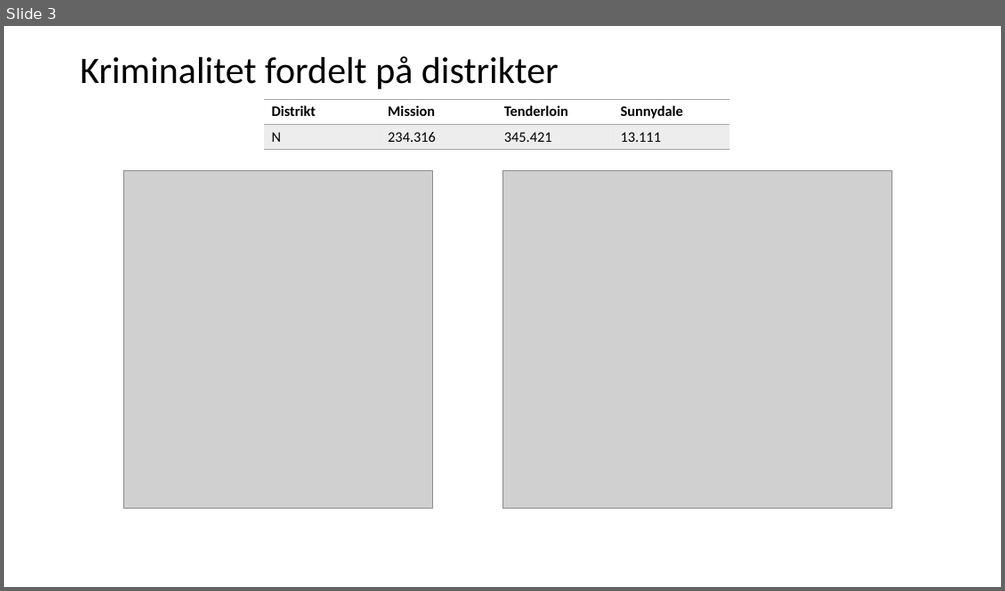
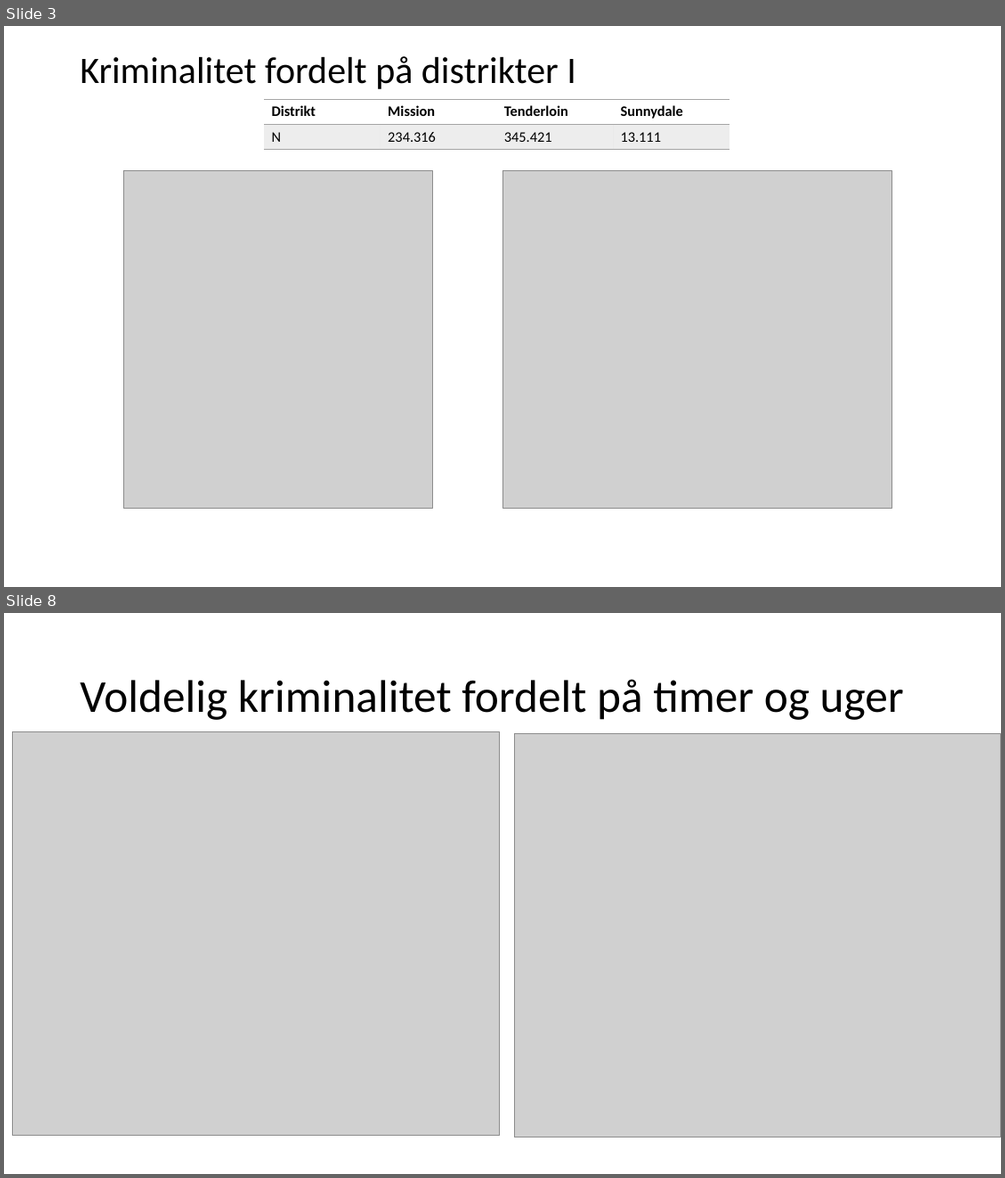
Before and after one commit to CarolineFuglsang/san_francisco_crime_data, a slide deck: presentation/San Francisco Crime Data.pptx. Shown one above the other, each under a label of ours: slide 3 before the commit, slides 3 and 8 after it; the slides between them are not shown. The pictures are 1005x591 and 1005x1178 pixels, drawn with LibreOffice and Linux fonts; fonts in the diff are those of the drawing; grey boxes stand for pictures. Boxes give left, top, right and bottom in pixels: in the first picture for what was removed or moved away, otherwise in the second. Text is boxed around its words. In the diff, an @@ line names an element or a change of style, - is before the commit and + after.

```diff
--- a/presentation/San Francisco Crime Data.pptx
+++ b/presentation/San Francisco Crime Data.pptx
@@ slide 8 added at <box>4,613,1001,1174</box>, background #FFFFFF @@
@@ title added at <box>80,679,904,720</box>, 44 pt, text #000000 @@
+Voldelig kriminalitet fordelt på timer og uger
@@ picture added at <box>13,732,500,1135</box> @@
@@ picture added at <box>514,733,1001,1137</box> @@
@@ slide 3 changed as well @@
@@ title at <box>80,56,576,89</box>: text changed @@
-Kriminalitet fordelt på distrikter
+Kriminalitet fordelt på distrikter I
```
Also in this commit, not shown: 1 other slide changed, 9 other slides added, 6 slides removed.
